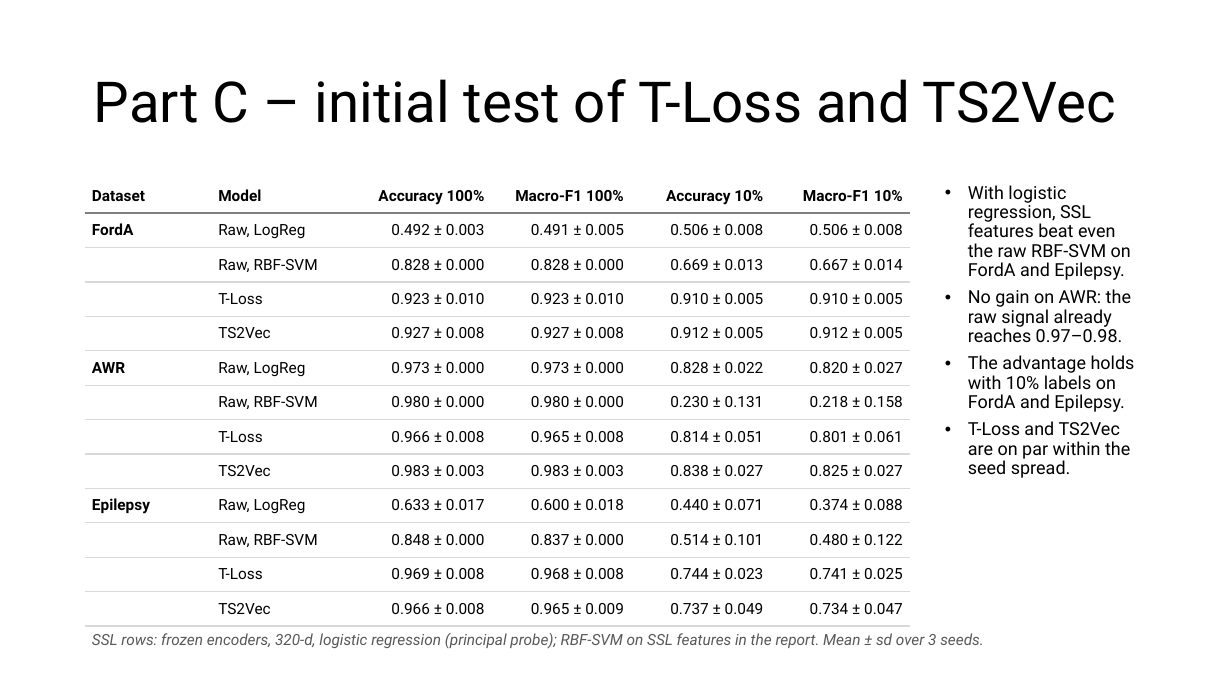
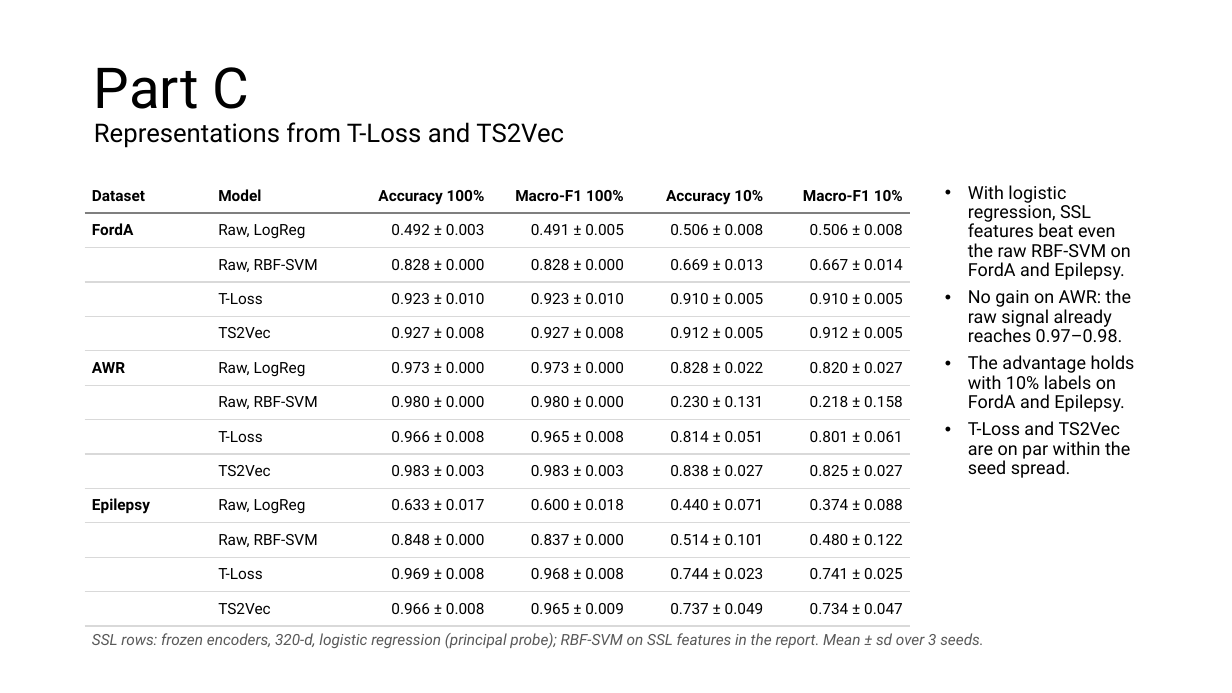
Before and after one commit to FVardi/PhD-Courses, a slide deck: slide 10 of Deep learning for time-series/Assignment 4/Presentation.pptx (slide 9 before the commit). Drawn at 1232x693 pixels with LibreOffice and Linux fonts; fonts in the diff are those of the drawing. Boxes give left, top, right and bottom in pixels: in the first picture for what was removed or moved away, otherwise in the second. Text is boxed around its words. In the diff, an @@ line names an element or a change of style, - is before the commit and + after.

```diff
--- a/Deep learning for time-series/Assignment 4/Presentation.pptx
+++ b/Deep learning for time-series/Assignment 4/Presentation.pptx
@@ title at [94,67,564,148]: text changed; size 44 to 20 pt @@
-Part C – initial test of T-Loss and TS2Vec
+Part C
+Representations from T-Loss and TS2Vec
```
Also in this commit, not shown: 6 other slides changed, 4 slides added, 5 other files.
